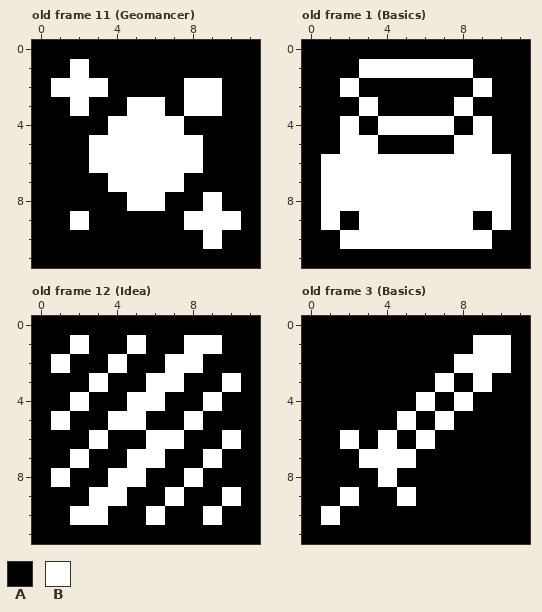
Edited in one commit: pixel-art file (android/assets/Base_Attacks.aseprite). The first picture shows the starting point.
12x12 pixels, 12 frames. Colours within 5 levels of each other are drawn and written as one. Shown: old frame 11 (Geomancer), old frame 1 (Basics), old frame 12 (Idea), old frame 3 (Basics). The commit also changed other frames, which this record leaves out.
Palette (. is transparent): A #000000  B #ffffff
Pixels before, old frame 11 (Geomancer), first column x 0:
 0 AAAAAAAAAAAA
 1 AABAAAAAAAAA
 2 ABBBAAAABBAA
 3 AABAABBABBAA
 4 AAAABBBBAAAA
 5 AAABBBBBBAAA
 6 AAABBBBBBAAA
 7 AAAABBBBAAAA
 8 AAAAABBAABAA
 9 AABAAAAABBBA
10 AAAAAAAAABAA
11 AAAAAAAAAAAA
Pixels before, old frame 1 (Basics), first column x 0:
 0 AAAAAAAAAAAA
 1 AAABBBBBBAAA
 2 AABAAAAAABAA
 3 AAABAAAABAAA
 4 AABABBBBABAA
 5 AABBAAAABBAA
 6 ABBBBBBBBBBA
 7 ABBBBBBBBBBA
 8 ABBBBBBBBBBA
 9 ABABBBBBBABA
10 AABBBBBBBBAA
11 AAAAAAAAAAAA
Pixels before, old frame 12 (Idea), first column x 0:
 0 AAAAAAAAAAAA
 1 AABAABAABBAA
 2 ABAABAABBAAA
 3 AAABAABBAABA
 4 AABAABBAABAA
 5 ABAABBAABAAA
 6 AAABAABBAABA
 7 AABAABBAABAA
 8 ABAABBAABAAA
 9 AAABBAABAABA
10 AABBAABAABAA
11 AAAAAAAAAAAA
Pixels before, old frame 3 (Basics), first column x 0:
 0 AAAAAAAAAAAA
 1 AAAAAAAAABBA
 2 AAAAAAAABBBA
 3 AAAAAAABABAA
 4 AAAAAABABAAA
 5 AAAAABABAAAA
 6 AABABABAAAAA
 7 AAABBBAAAAAA
 8 AAAABAAAAAAA
 9 AABAABAAAAAA
10 ABAAAAAAAAAA
11 AAAAAAAAAAAA
The result:
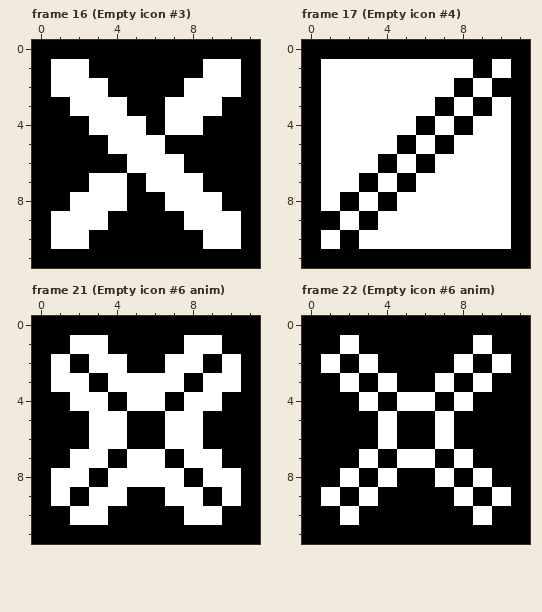
A new or re-ordered frame is compared with the old frame closest to it.
Difference:
frames 12 -> 24
Changed rows in their new state; - is an unchanged pixel.
Frame 16 (Empty icon #3) is new; against old frame 11 (Geomancer):
first column x 1:
 1 B-------BB
 2 ---------B
 3 --BBAAB---
 4 --B--A-B--
 5 --A---AA--
 6 --AA---A--
 7 --B-A--B--
 8 -BBBAABB--
 9 B-B-------
10 BB-------B
Frame 17 (Empty icon #4) is new; against old frame 1 (Basics):
first column x 1:
 1 BB-------B
 2 B-BBBBB---
 3 BB-BBB---B
 4 B-B--A---B
 5 B--B-B---B
 6 ---A-A----
 7 --A-A-----
 8 -A-A------
 9 ABA-----B-
10 BA-------B
Frame 21 (Empty icon #6 anim) is new; against old frame 12 (Idea):
first column x 1:
 1 --B-A-----
 2 --B------B
 3 BBABB---B-
 4 --B----B--
 5 A-B-A-B---
 6 ---B-A-B-A
 7 --B----B--
 8 -B---BBABB
 9 B------B--
10 -----A-B--
Frame 22 (Empty icon #6 anim) is new; against old frame 3 (Basics):
first column x 1:
 1 -B-------A
 2 B-B-----A-
 3 -B-B------
 4 --B-B-----
 5 ---BA-----
 6 -A---AB---
 7 ---A-B-B--
 8 -B----B-B-
 9 BAB-A--B-B
10 AB------B-
Where, in picture pixels (left, top, right, bottom), the same in both pictures:
changed: (51, 59, 241, 249)
changed: (321, 59, 511, 249)
changed: (51, 335, 241, 525)
changed: (321, 335, 511, 525)
